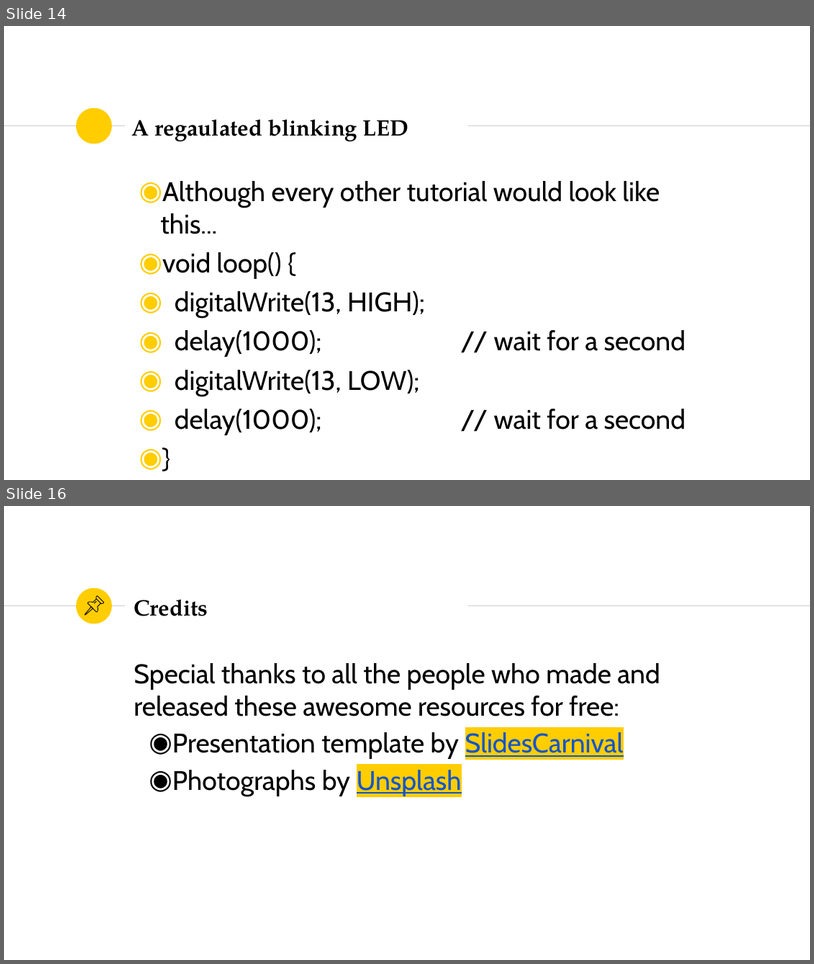
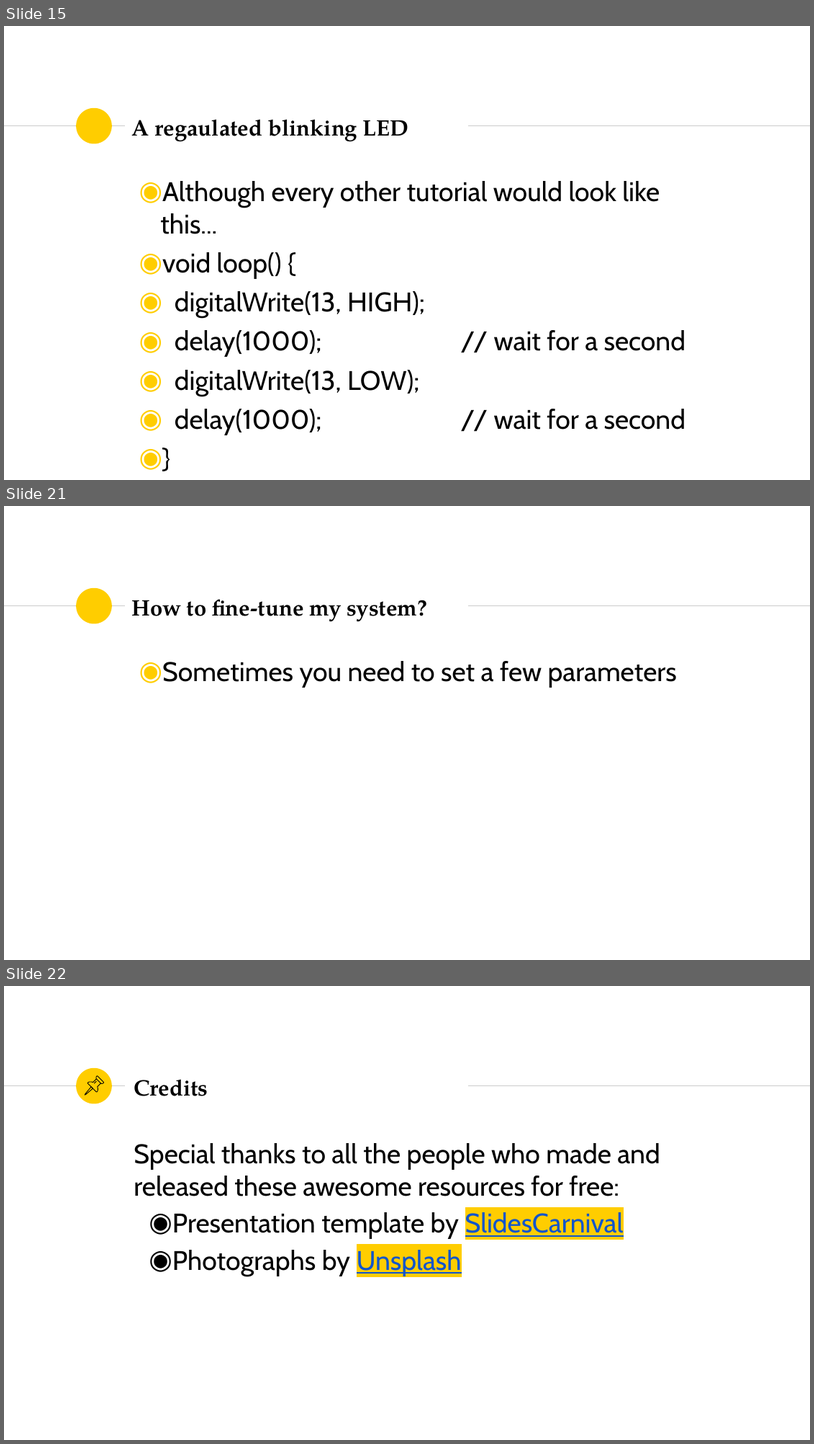
Before and after one commit to SSTIA/arduino-seminar, a slide deck: slides/ArduinoSeminar1.pptx. Shown one above the other, each under a label of ours: slides 14 and 16 before the commit, slides 15, 21 and 22 after it; the slides between them are not shown. The pictures are 814x964 and 814x1444 pixels, drawn with LibreOffice and Linux fonts; fonts in the diff are those of the drawing. Boxes give left, top, right and bottom in pixels: in the first picture for what was removed or moved away, otherwise in the second. Text is boxed around its words. In the diff, an @@ line names an element or a change of style, - is before the commit and + after.

```diff
--- a/slides/ArduinoSeminar1.pptx
+++ b/slides/ArduinoSeminar1.pptx
@@ slide 21 added at <box>4,506,810,960</box>, background #FFFFFF; not listed: 3 template elements that a slide beside it also shows @@
@@ title added at <box>132,599,427,622</box>, 26.6 pt, text #000000, bold @@
+How to fine-tune my system?
@@ text added at <box>162,661,677,687</box>, 32 pt, text #000000 @@
+◉ Sometimes you need to set a few parameters
@@ what was slide 14 is now slide 15 @@
@@ what was slide 16 is now slide 22 @@
```
Also in this commit, not shown: 1 slide changed, 5 other slides added, 1 other file.
